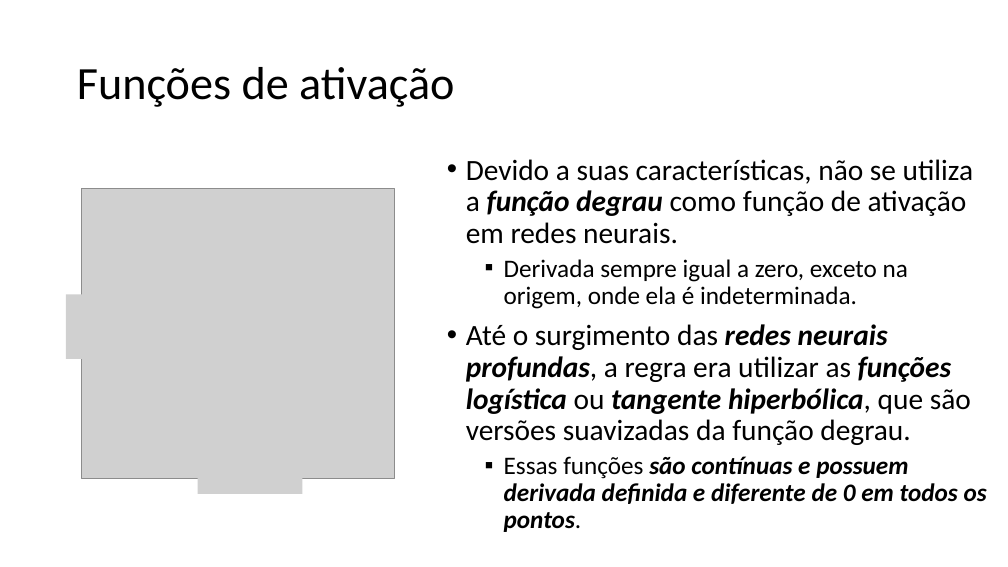
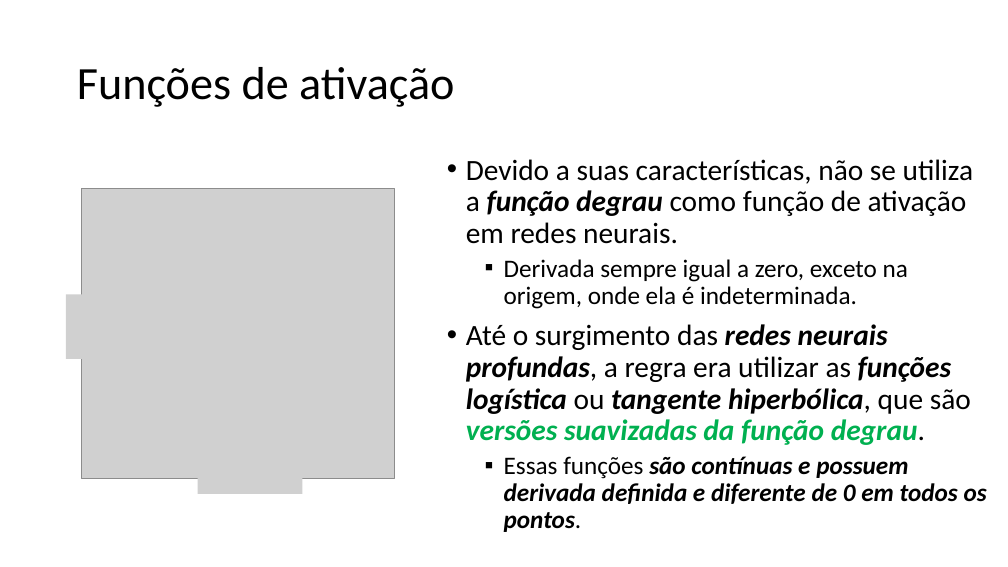
Before and after one commit to zz4fap/t320_aprendizado_de_maquina, a slide deck: slide 11 of slides/T320_Redes_Neurais_Artificiais (Parte II).pptx. Drawn at 1008x567 pixels with LibreOffice and Linux fonts; fonts in the diff are those of the drawing; grey boxes stand for pictures. Boxes give left, top, right and bottom in pixels: in the first picture for what was removed or moved away, otherwise in the second. Text is boxed around its words. In the diff, an @@ line names an element or a change of style, - is before the commit and + after.

```diff
--- a/slides/T320_Redes_Neurais_Artificiais (Parte II).pptx
+++ b/slides/T320_Redes_Neurais_Artificiais (Parte II).pptx
@@ text at (466, 324, 971, 445): text colour #000000 to #00B050, bold on, italic on in "versões suavizadas da função degrau." @@
```
Also in this commit, not shown: 7 other slides changed, 1 other file.
